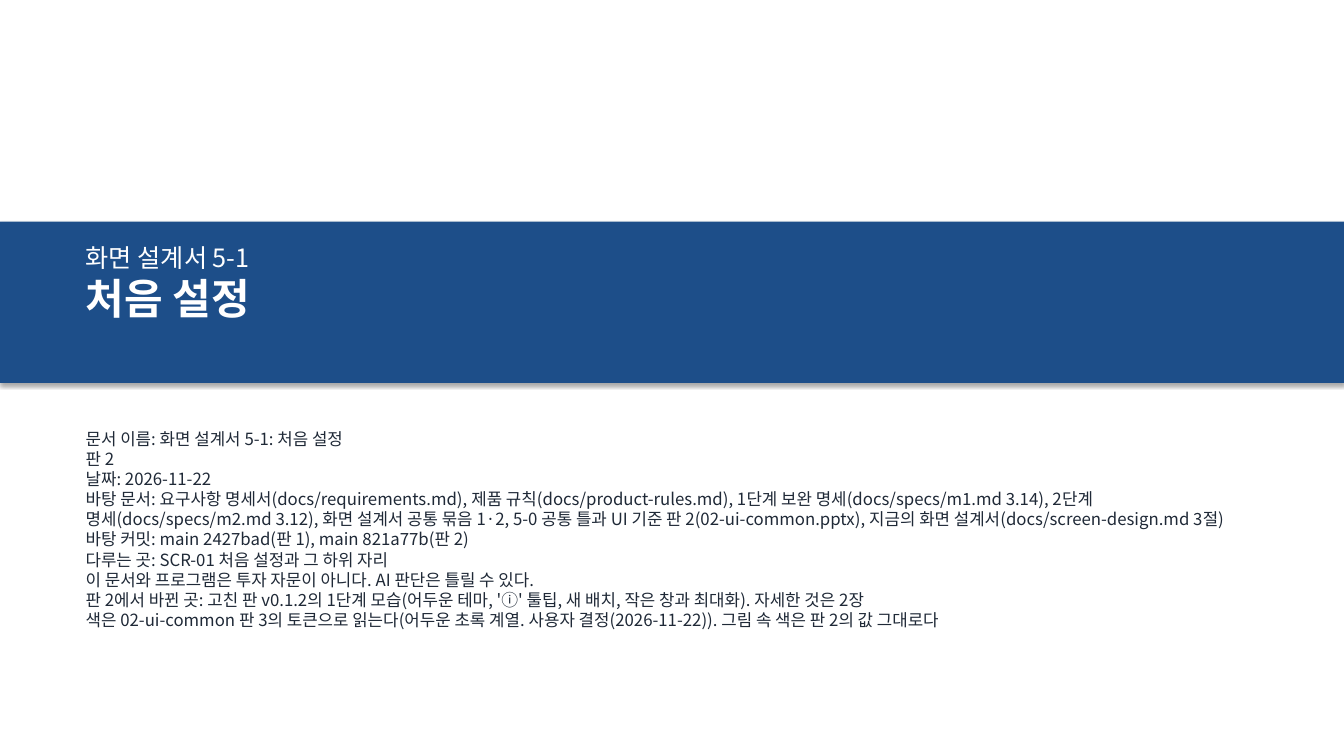
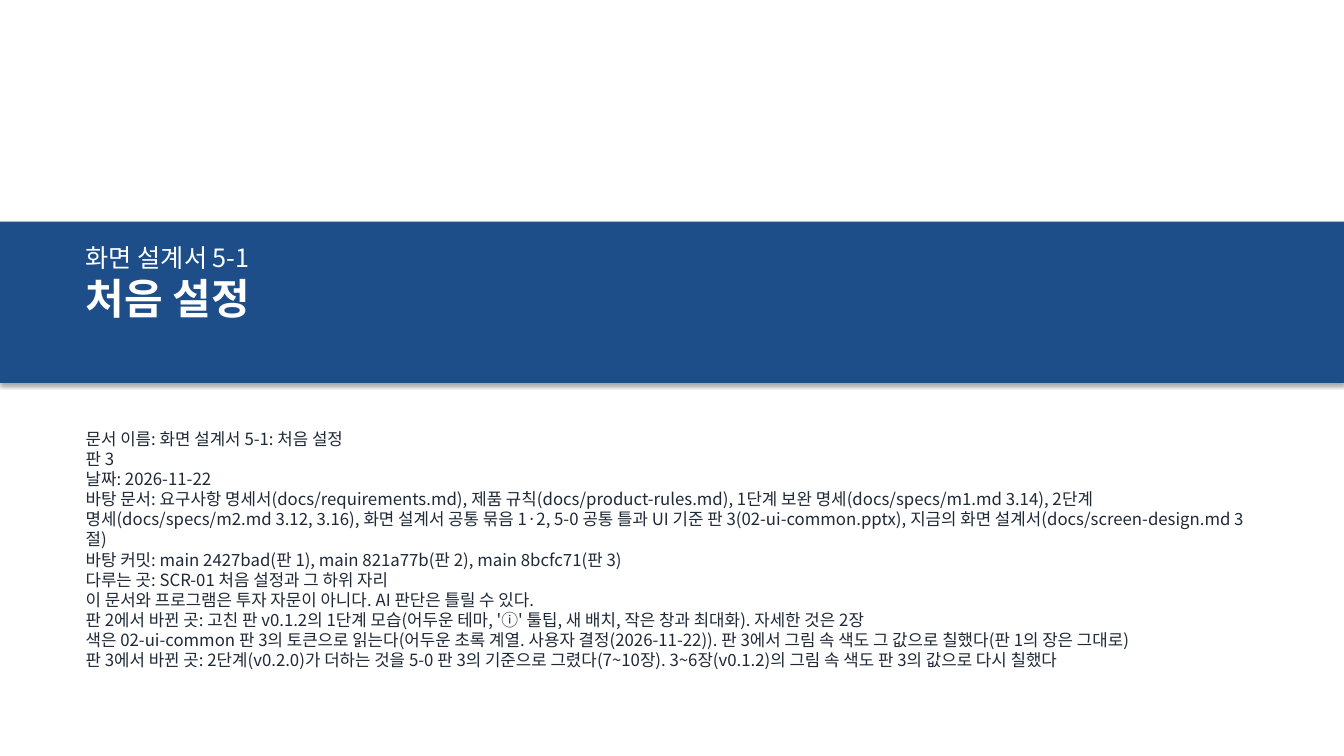
Before and after one commit to khy920723/coin-report-trader, a slide deck: slide 1 of docs/screen-design/10-first-setup.pptx. Drawn at 1344x756 pixels with LibreOffice and Linux fonts; fonts in the diff are those of the drawing. Boxes give left, top, right and bottom in pixels: in the first picture for what was removed or moved away, otherwise in the second. Text is boxed around its words. In the diff, an @@ line names an element or a change of style, - is before the commit and + after.

```diff
--- a/docs/screen-design/10-first-setup.pptx
+++ b/docs/screen-design/10-first-setup.pptx
@@ text at bbox=[86, 451, 114, 466]: text changed @@
-판 2
+판 3
@@ text at bbox=[86, 491, 1231, 569]: text changed @@
-바탕 문서: 요구사항 명세서(docs/requirements.md), 제품 규칙(docs/product-rules.md), 1단계 보완 명세(docs/specs/m1.md 3.14), 2단계 명세(docs/specs/m2.md 3.12), 화면 설계서 공통 묶음 1·2, 5-0 공통 틀과 UI 기준 판 2(02-ui-common.pptx), 지금의 화면 설계서(docs/screen-design.md 3절)
-바탕 커밋: main 2427bad(판 1), main 821a77b(판 2)
+바탕 문서: 요구사항 명세서(docs/requirements.md), 제품 규칙(docs/product-rules.md), 1단계 보완 명세(docs/specs/m1.md 3.14), 2단계 명세(docs/specs/m2.md 3.12, 3.16), 화면 설계서 공통 묶음 1·2, 5-0 공통 틀과 UI 기준 판 3(02-ui-common.pptx), 지금의 화면 설계서(docs/screen-design.md 3절)
+바탕 커밋: main 2427bad(판 1), main 821a77b(판 2), main 8bcfc71(판 3)
@@ text at bbox=[86, 632, 1129, 669]: text changed @@
-색은 02-ui-common 판 3의 토큰으로 읽는다(어두운 초록 계열. 사용자 결정(2026-11-22)). 그림 속 색은 판 2의 값 그대로다
+색은 02-ui-common 판 3의 토큰으로 읽는다(어두운 초록 계열. 사용자 결정(2026-11-22)). 판 3에서 그림 속 색도 그 값으로 칠했다(판 1의 장은 그대로)
+판 3에서 바뀐 곳: 2단계(v0.2.0)가 더하는 것을 5-0 판 3의 기준으로 그렸다(7~10장). 3~6장(v0.1.2)의 그림 속 색도 판 3의 값으로 다시 칠했다
```
Also in this commit, not shown: 19 other slides changed, 4 slides added, 8 other files.
